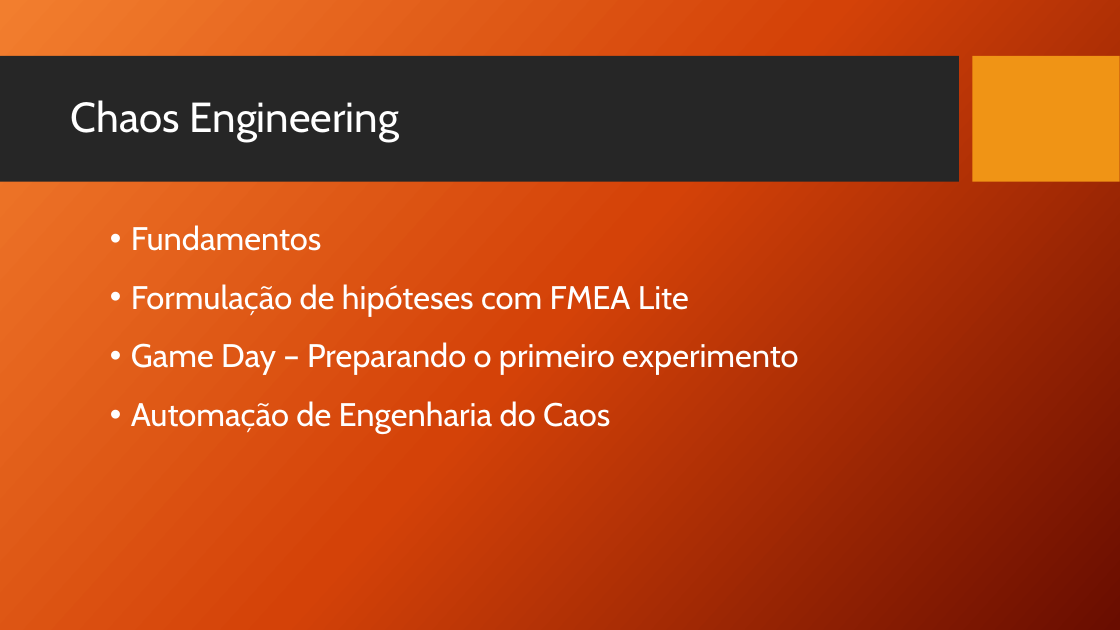
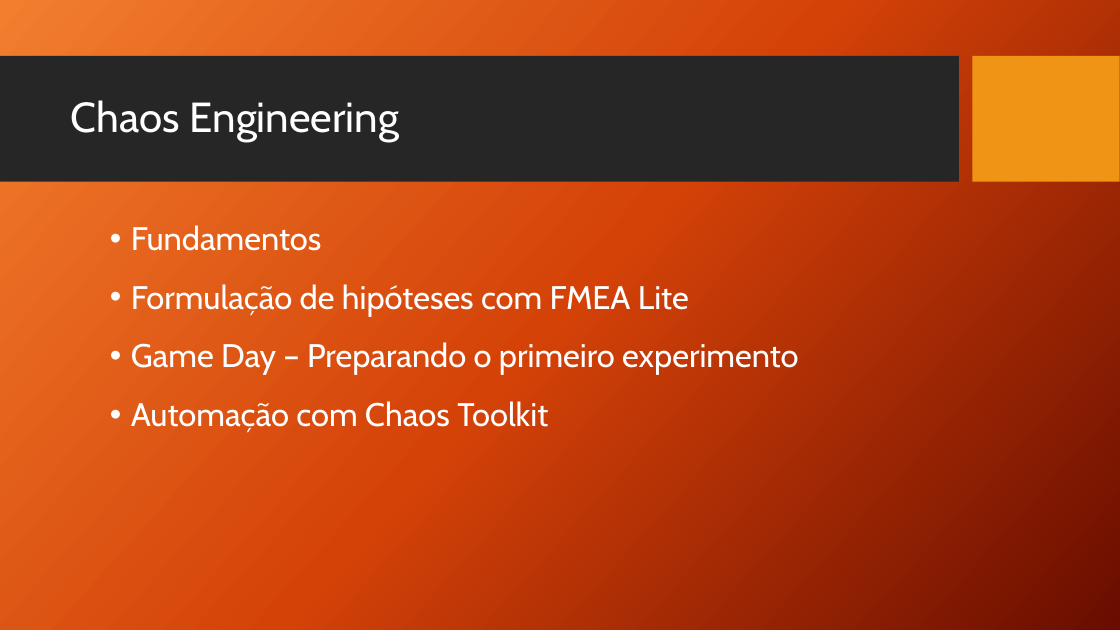
Before and after one commit to TCC-Chaos-Engineering/docs-chaos-engineering, a slide deck: slide 2 of docs/Chaos Engineering - Das Hipoteses aos Testes.pptx. Drawn at 1120x630 pixels with LibreOffice and Linux fonts; fonts in the diff are those of the drawing; background and template pictures are left out. Boxes give left, top, right and bottom in pixels: in the first picture for what was removed or moved away, otherwise in the second. Text is boxed around its words. In the diff, an @@ line names an element or a change of style, - is before the commit and + after.

```diff
--- a/docs/Chaos Engineering - Das Hipoteses aos Testes.pptx
+++ b/docs/Chaos Engineering - Das Hipoteses aos Testes.pptx
@@ text at (131,401,548,433): text changed @@
-• Automação de Engenharia do Caos
+• Automação com Chaos Toolkit
```
Also in this commit, not shown: 1 other slide changed, 10 slides added.
